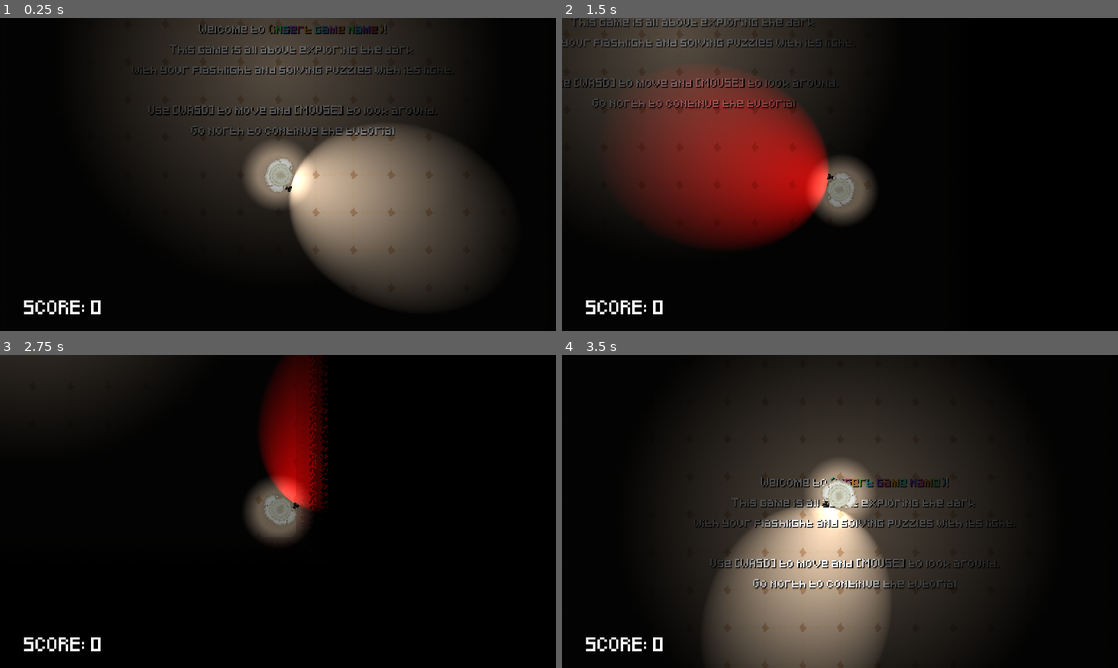
Above: before the commit, frames 1-4 (two rows, left to right).
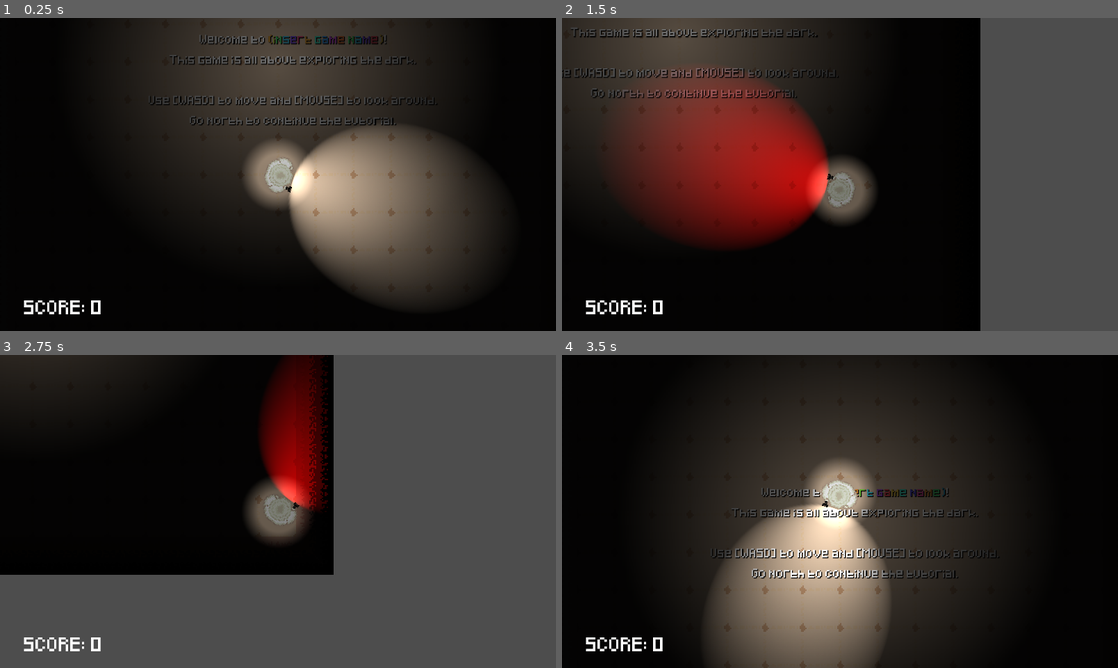
Above: after the commit, the same moments.

Repository: ToumaKamijou/Game-Making-A3
Game: Godot game, scene res://scenes/game_controller.tscn
The game is run twice, just before and just after one commit, with the same random seed, the same clock (stepped at 60 frames per second) and the same inputs.
Inputs (mouse positions are in pixels of both pictures, inside the frame that each line leads up to):
- Up to frame 1 (0.25 s): no input
- Up to frame 2 (1.5 s): tap Enter at 0.5 s; move the mouse to (962, 158) at 0.52 s; hold D (move_right) 0.53-1.28 s; hold F (interact) 0.53-1.28 s; move the mouse to (728, 190) at 1.27 s; hold S (move_down) from 1.28 s (still down); tap Space (change_flash_color) at 1.35 s
- Up to frame 3 (2.75 s): tap F (interact) at 1.55 s; move the mouse to (333, 442) at 2.02 s; release S (move_down) at 2.03 s; hold D (move_right) from 2.03 s (still down); hold F (interact) from 2.03 s (still down)
- Up to frame 4 (3.5 s): move the mouse to (812, 574) at 2.77 s; release D (move_right) at 2.78 s; release F (interact) at 2.78 s; hold W (move_up) from 2.78 s (still down); tap R at 2.85 s; tap F (interact) at 3.05 s

The runs differ from the first frame. In frame 1, 5.0% of the frame differs, in the area x 24-80%, y 2-56%; in frame 2, 29%; in frame 3, 58%, in the area x 0-100%, y 0-100%; in frame 4, 5.7%.

Commit message:
tutorial fixes/general changes

Diff:
--- a/a-3-game/project.godot
+++ b/a-3-game/project.godot
@@ -11,7 +11,7 @@
 [application]
 
 config/name="A3 Game"
-run/main_scene="uid://hiao3yuwokbs"
+run/main_scene="uid://bxqi3mxskv8vn"
 config/features=PackedStringArray("4.5", "Forward Plus")
 config/icon="res://icon.svg"
 
--- a/a-3-game/scenes/2D/gameplay/mirror.tscn
+++ b/a-3-game/scenes/2D/gameplay/mirror.tscn
@@ -41,7 +41,7 @@
 material = SubResource("StandardMaterial3D_a28n0")
 size = Vector2(300, 1)
 
-[node name="Mirror" type="RigidBody2D"]
+[node name="Mirror" type="RigidBody2D" groups=["Mirror"]]
 disable_mode = 2
 collision_layer = 3
 mass = 0.5
--- a/a-3-game/scenes/2D/levels/tutorial_area.tscn
+++ b/a-3-game/scenes/2D/levels/tutorial_area.tscn
@@ -229,7 +229,7 @@
 
 [node name="Walls" type="TileMapLayer" parent="TileMapControl"]
 texture_filter = 1
-tile_map_data = PackedByteArray("AAD5//T/AAAGAAUAAAD6//T/AAA …(5328 unchanged characters)… GAAUAAAAZAMb/AAAGAAUAAAAaAMb/AAAGAAUAAAA=")
+tile_map_data = PackedByteArray("AAD5//T/AAAGAAUAAAD6//T/AAA …(5328 unchanged characters)… GAAUAAAAZAMb/AAAGAAUAAAAaAMb/AAAGAAUAAAAUAM//AAAGAAYAAAAUAND/AAAGAAYAAAAUANH/AAAGAAYAAAAaAM//AAAGAAYAAAAZAM//AAAGAAYAAAAYAM//AAAGAAYAAAAXAM//AAAGAAYAAAAWAM//AAAGAAYAAAAVAM//AAAGAAYAAAA=")
 tile_set = SubResource("TileSet_hiwdb")
 
 [node name="LightControl" type="Node2D" parent="."]
@@ -295,11 +295,10 @@
 theme_override_font_sizes/normal_font_size = 10
 bbcode_enabled = true
 text = "Welcome to [rainbow](insert game name)[/rainbow]!
-This game is all about exploring the dark
-with your flashlight and solving puzzles with its light.
+This game is all about exploring the dark.
 
 Use [WASD] to move and [MOUSE] to look around.
-Go north to continue the tutorial"
+Go north to continue the tutorial."
 horizontal_alignment = 1
 vertical_alignment = 1
 visible_characters_behavior = 1
@@ -315,7 +314,7 @@
 theme_override_font_sizes/normal_font_size = 10
 bbcode_enabled = true
 text = "This game uses different forms of
-colored lights like the ones above.
+colored lights like these.
 
 When you are done looking you can head east!"
 horizontal_alignment = 1
@@ -332,9 +331,9 @@
 theme_override_fonts/normal_font = ExtResource("2_4svj6")
 theme_override_font_sizes/normal_font_size = 10
 bbcode_enabled = true
-text = "Next to static lights there are also lasers
-that only activate when light is shone upon them.
-These laser lights can also bounce of off mirrors!
+text = "You will also find laser emitters that only activate
+when light is shone upon them.
+Emitted lasers can also bounce of off mirrors!
 
 When you are done looking you can head east again!"
 horizontal_alignment = 1
@@ -343,18 +342,18 @@
 
 [node name="RichTextLabel4" type="RichTextLabel" parent="TextContainer"]
 texture_filter = 1
-offset_left = 1358.0
-offset_top = -1032.0
-offset_right = 2022.0
-offset_bottom = -841.0
-theme_override_colors/font_shadow_color = Color(0, 0, 0, 1)
-theme_override_fonts/normal_font = ExtResource("2_4svj6")
-theme_override_font_sizes/normal_font_size = 10
-bbcode_enabled = true
-text = "White lasers will become the light color that is shone upon them.
-What... the laser is white? No worries, just press [SPACE]
-to change the light of your flashlight to red green or blue!
-"
+offset_left = 1361.0
+offset_top = -1001.0
+offset_right = 2025.0
+offset_bottom = -810.0
+theme_override_colors/font_shadow_color = Color(0, 0, 0, 1)
+theme_override_fonts/normal_font = ExtResource("2_4svj6")
+theme_override_font_sizes/normal_font_size = 10
+bbcode_enabled = true
+text = "Laser emitters react to different colors of light.
+
+Try pressing [SPACE] to change the color of your flashlight
+and see what happens!"
 horizontal_alignment = 1
 vertical_alignment = 1
 visible_characters_behavior = 1
@@ -378,17 +377,20 @@
 
 [node name="RichTextLabel6" type="RichTextLabel" parent="TextContainer"]
 texture_filter = 1
-offset_left = 1357.0
+offset_left = 1349.0
 offset_top = -1911.0
-offset_right = 2021.0
+offset_right = 2013.0
 offset_bottom = -1720.0
 theme_override_colors/font_shadow_color = Color(0, 0, 0, 1)
 theme_override_fonts/normal_font = ExtResource("2_4svj6")
 theme_override_font_sizes/normal_font_size = 10
 bbcode_enabled = true
-text = "Finally, sometimes you will want to interact with lasers or mirrors.
-You can move these objects in a limited cardinal direction by
-standing next to them and presing [F].
+text = "Finally, sometimes you will want to interact with objects directly.
+You can move laser emitters and mirrors in a limited cardinal direction by
+standing next to them and interacting with [F].
+
+You can also rotate wall lights by pressing their associated button,
+if they have one.
 "
 horizontal_alignment = 1
 vertical_alignment = 1
@@ -396,33 +398,33 @@
 
 [node name="RichTextLabel7" type="RichTextLabel" parent="TextContainer"]
 texture_filter = 1
-offset_left = 730.0
-offset_top = -2037.3257
-offset_right = 1394.0
-offset_bottom = -1846.3257
-theme_override_colors/font_shadow_color = Color(0, 0, 0, 1)
-theme_override_fonts/normal_font = ExtResource("2_4svj6")
-theme_override_font_sizes/normal_font_size = 10
-bbcode_enabled = true
-text = "While in the move-mode you can rotate
-mirrors by pressing the arrow keys!"
+offset_left = 758.0
+offset_top = -2037.0
+offset_right = 1422.0
+offset_bottom = -1846.0
+theme_override_colors/font_shadow_color = Color(0, 0, 0, 1)
+theme_override_fonts/normal_font = ExtResource("2_4svj6")
+theme_override_font_sizes/normal_font_size = 10
+bbcode_enabled = true
+text = "You can rotate mirrors while holding them
+by pressing the [ARROW KEYS]"
 horizontal_alignment = 1
 vertical_alignment = 1
 visible_characters_behavior = 1
 
 [node name="RichTextLabel8" type="RichTextLabel" parent="TextContainer"]
 texture_filter = 1
-offset_left = 622.0
-offset_top = -2417.0
-offset_right = 1286.0
-offset_bottom = -2226.0
+offset_left = 624.0
+offset_top = -2421.0
+offset_right = 1288.0
+offset_bottom = -2230.0
 theme_override_colors/font_shadow_color = Color(0, 0, 0, 1)
 theme_override_fonts/normal_font = ExtResource("2_4svj6")
 theme_override_font_sizes/normal_font_size = 10
 bbcode_enabled = true
 text = "This is the final test.
 The wall up ahead will only open when
-the same color light is shone upon it.
+the same color light shines upon it.
 
 Use what you have learned to escape the tutorial!"
 horizontal_alignment = 1
@@ -432,35 +434,46 @@
 [node name="StaticLightsContainer" type="Node2D" parent="."]
 
 [node name="StaticLight" parent="StaticLightsContainer" instance=ExtResource("3_k18t6")]
-position = Vector2(-223, -1225)
+position = Vector2(-222, -1246)
 _base_value = 1
+_button_enabled = false
 
 [node name="StaticLight2" parent="StaticLightsContainer" instance=ExtResource("3_k18t6")]
-position = Vector2(1, -1225)
+position = Vector2(2, -1246)
 _base_value = 2
+_button_enabled = false
 
 [node name="StaticLight3" parent="StaticLightsContainer" instance=ExtResource("3_k18t6")]
-position = Vector2(231, -1225)
+position = Vector2(232, -1246)
 _base_value = 3
+_button_enabled = false
 
 [node name="StaticLight4" parent="StaticLightsContainer" instance=ExtResource("3_k18t6")]
 position = Vector2(1397, -1470)
 rotation = -1.5707964
 _base_value = 3
+_button_enabled = false
 
 [node name="StaticLight5" parent="StaticLightsContainer" instance=ExtResource("3_k18t6")]
 position = Vector2(1982, -1470)
 rotation = 1.5707964
 _base_value = 2
+_button_enabled = false
 
 [node name="StaticLight6" parent="StaticLightsContainer" instance=ExtResource("3_k18t6")]
 position = Vector2(2045, -1998)
-rotation = 1.5707964
+_button_position_x = -21.5
+_button_position_y = -60.5
+_button_rotation = 90
 
 [node name="StaticLight7" parent="StaticLightsContainer" instance=ExtResource("3_k18t6")]
-position = Vector2(1361, -2525)
-rotation = 1.5707964
+position = Vector2(1401, -2461)
+rotation = 0.7853982
 _base_value = 1
+_rotation_value = 45
+_button_position_x = -185.5
+_button_position_y = 221.5
+_button_rotation = 135
 
 [node name="LasersContainer" type="Node2D" parent="."]
 
@@ -521,30 +534,30 @@
 [node name="SkidLinesContainer" type="Node2D" parent="."]
 
 [node name="SkidLines" parent="SkidLinesContainer" node_paths=PackedStringArray("parent") instance=ExtResource("6_joxsv")]
-position = Vector2(1874, -1922)
+position = Vector2(1865, -1925)
 parent = NodePath("../../LasersContainer/LightSquare5")
 
 [node name="SkidLines2" parent="SkidLinesContainer" node_paths=PackedStringArray("parent") instance=ExtResource("6_joxsv")]
-position = Vector2(1402, -2026)
+position = Vector2(1402.0001, -2026.0002)
 rotation = 1.5707964
 parent = NodePath("../../MirrorsContainer/Mirror3")
 rotate_90_degrees = true
 
 [node name="SkidLines3" parent="SkidLinesContainer" node_paths=PackedStringArray("parent") instance=ExtResource("6_joxsv")]
-position = Vector2(1316, -1815)
+position = Vector2(1317, -1819)
 parent = NodePath("../../MirrorsContainer/Mirror4")
 
 [node name="SkidLines4" parent="SkidLinesContainer" node_paths=PackedStringArray("parent") instance=ExtResource("6_joxsv")]
-position = Vector2(1217, -2832)
+position = Vector2(1209, -2832)
 parent = NodePath("../../LasersContainer/LightSquare6")
 
 [node name="SkidLines5" parent="SkidLinesContainer" node_paths=PackedStringArray("parent") instance=ExtResource("6_joxsv")]
-position = Vector2(680, -2892)
+position = Vector2(678, -2902)
 rotation = 1.5707964
 parent = NodePath("../../LasersContainer/LightSquare7")
 
 [node name="SkidLines6" parent="SkidLinesContainer" node_paths=PackedStringArray("parent") instance=ExtResource("6_joxsv")]
-position = Vector2(599, -2318)
+position = Vector2(603.0001, -2321)
 parent = NodePath("../../MirrorsContainer/Mirror5")
 
 [node name="FlashableWall" parent="." instance=ExtResource("7_qemij")]
--- a/a-3-game/scenes/2D/test/static_light_control.gd
+++ b/a-3-game/scenes/2D/test/static_light_control.gd
@@ -33,6 +33,6 @@
 # These go here so that the tool script actually works. No reason not to put them in the ready function on final export, though I doubt performance will really matter anyway.
 func _physics_process(_delta: float) -> void:
 	if _button:
-		_button.position = Vector2(_button_position_x, _button_position_y)
 		_button.rotation = deg_to_rad(_button_rotation)
+		_button.global_position = _light.global_position + Vector2(_button_position_x, _button_position_y)
 	_light.scale = Vector2(_size, _size)
--- a/a-3-game/scenes/game_controller.tscn
+++ b/a-3-game/scenes/game_controller.tscn
@@ -1,8 +1,8 @@
-[gd_scene load_steps=8 format=3 uid="uid://hiao3yuwokbs"]
+[gd_scene load_steps=8 format=3 uid="uid://bxqi3mxskv8vn"]
 
-[ext_resource type="Script" uid="uid://cyl32akq4gu64" path="res://scripts/UI/game_controller.gd" id="1_h843c"]
+[ext_resource type="Script" path="res://scripts/UI/test_level.gd" id="1_h843c"]
 [ext_resource type="PackedScene" uid="uid://cxwyepp3mbvej" path="res://scenes/2D/player/player.tscn" id="1_ts4rt"]
-[ext_resource type="PackedScene" uid="uid://cmuxoa3qkwvxv" path="res://scenes/2D/levels/tutorial_area.tscn" id="1_vc4nx"]
+[ext_resource type="PackedScene" uid="uid://ofk4xtdx50fc" path="res://scenes/2D/levels/tutorial_area.tscn" id="1_vc4nx"]
 [ext_resource type="AudioStream" uid="uid://dwaybla8sbbyb" path="res://assets/music/A3 bg music 1.mp3" id="1_vq0e2"]
 [ext_resource type="Script" uid="uid://c8pjnmrby13h4" path="res://scripts/2D/environment/fog.gd" id="2_rc0pn"]
 [ext_resource type="FontFile" uid="uid://du8u17lf4xy1n" path="res://assets/fonts/Pixeled.ttf" id="6_e85df"]
Not shown: 1 places in a-3-game/scenes/2D/levels/tutorial_area.tscn that only renumber resources
